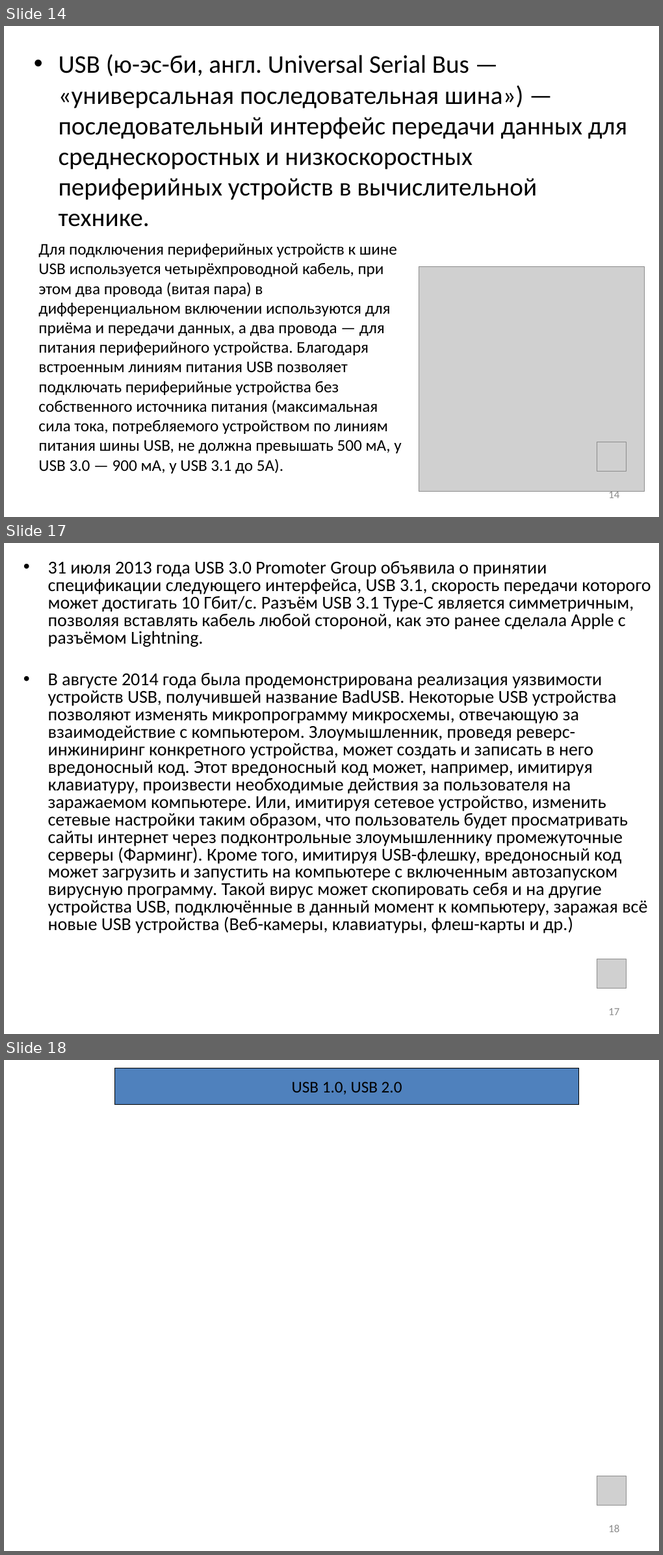
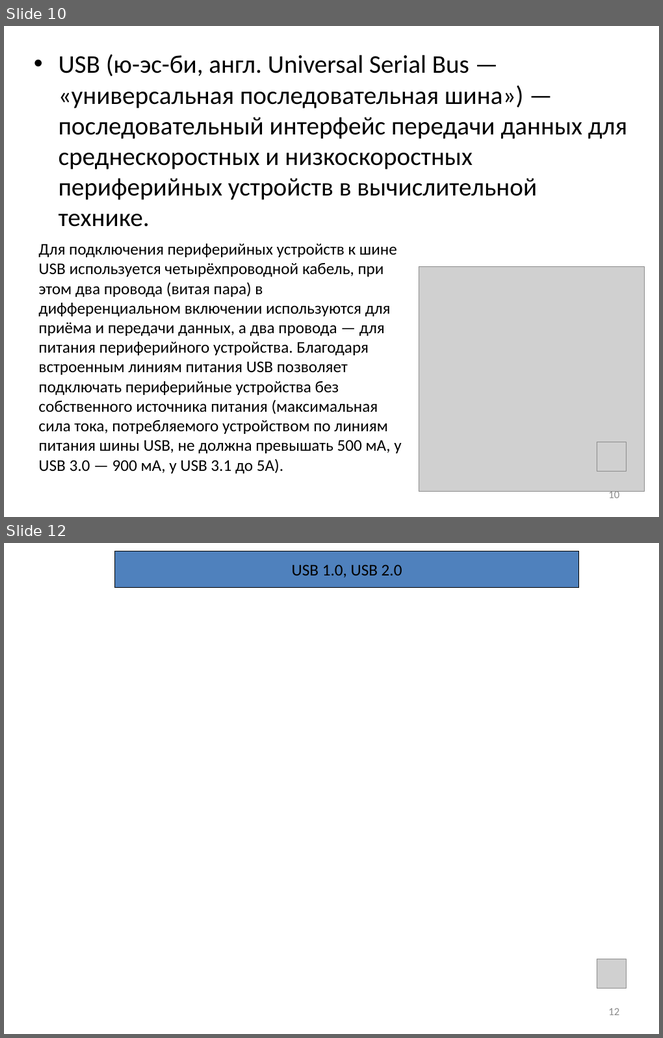
Before and after one commit to saysaysx/manual_materials, a slide deck: inf/audio/inf_5_sysbl_final.pptx. Shown one above the other, each under a label of ours: slides 14, 17 and 18 before the commit, slides 10 and 12 after it; the slides between them are not shown. The pictures are 663x1555 and 663x1038 pixels, drawn with LibreOffice and Linux fonts; fonts in the diff are those of the drawing; grey boxes stand for pictures; background and template pictures are left out. Boxes give left, top, right and bottom in pixels: in the first picture for what was removed or moved away, otherwise in the second. Text is boxed around its words. In the diff, an @@ line names an element or a change of style, - is before the commit and + after.

```diff
--- a/inf/audio/inf_5_sysbl_final.pptx
+++ b/inf/audio/inf_5_sysbl_final.pptx
@@ slide 17 removed at [4,543,659,1034], background #FFFFFF @@
@@ text removed at [48,561,651,934] @@
-• 31 июля 2013 года USB 3.0 Promoter Group объявила о принятии спецификации следующего интерфейса, USB 3.1, скорость передачи которого может достигать 10 Гбит/с. Разъём USB 3.1 Type-C является симметричным, позволяя вставлять кабель любой стороной, как это ранее сделала Apple с разъёмом Lightning.
-• В августе 2014 года была продемонстрирована реализация уязвимости устройств USB, получившей название BadUSB. Некоторые USB устройства позволяют изменять микропрограмму микросхемы, отвечающую за взаимодействие с компьютером. Злоумышленник, проведя реверс-инжиниринг конкретного устройства, может создать и записать в него вредоносный код. Этот вредоносный код может, например, имитируя клавиатуру, произвести необходимые действия за пользователя на заражаемом компьютере. Или, имитируя сетевое устройство, изменить сетевые настройки таким образом, что пользователь будет просматривать сайты интернет через подконтрольные злоумышленнику промежуточные серверы (Фарминг). Кроме того, имитируя USB-флешку, вредоносный код может загрузить и запустить на компьютере с включенным автозапуском вирусную программу. Такой вирус может скопировать себя и на другие устройства USB, подключённые в данный момент к компьютеру, заражая всё новые USB устройства (Веб-камеры, клавиатуры, флеш-карты и др.)
@@ picture removed at [597,959,627,988] @@
@@ page number removed at [608,1008,620,1016] @@
-17
@@ what was slide 14 is now slide 10 @@
@@ page number at [608,490,620,499]: text changed @@
-14
+10
@@ what was slide 18 is now slide 12 @@
@@ page number at [608,1008,620,1016]: text changed @@
-18
+12
```
Also in this commit, not shown: 6 slides changed, 22 slides added, 12 other slides removed.
